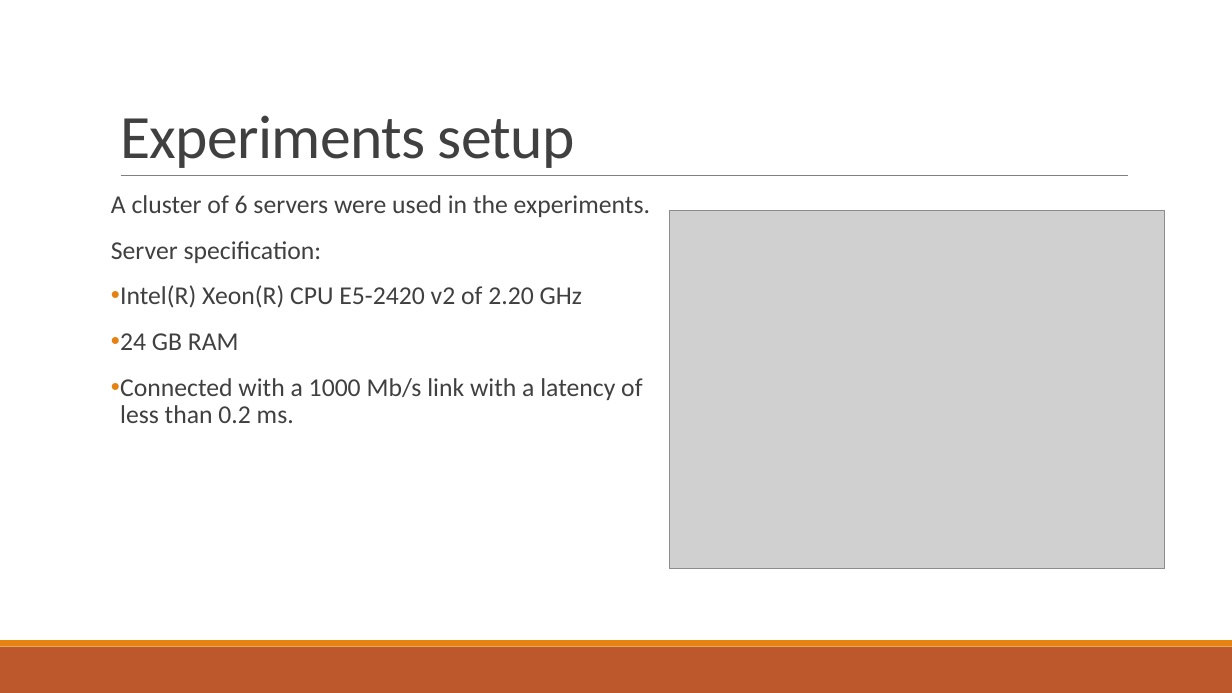
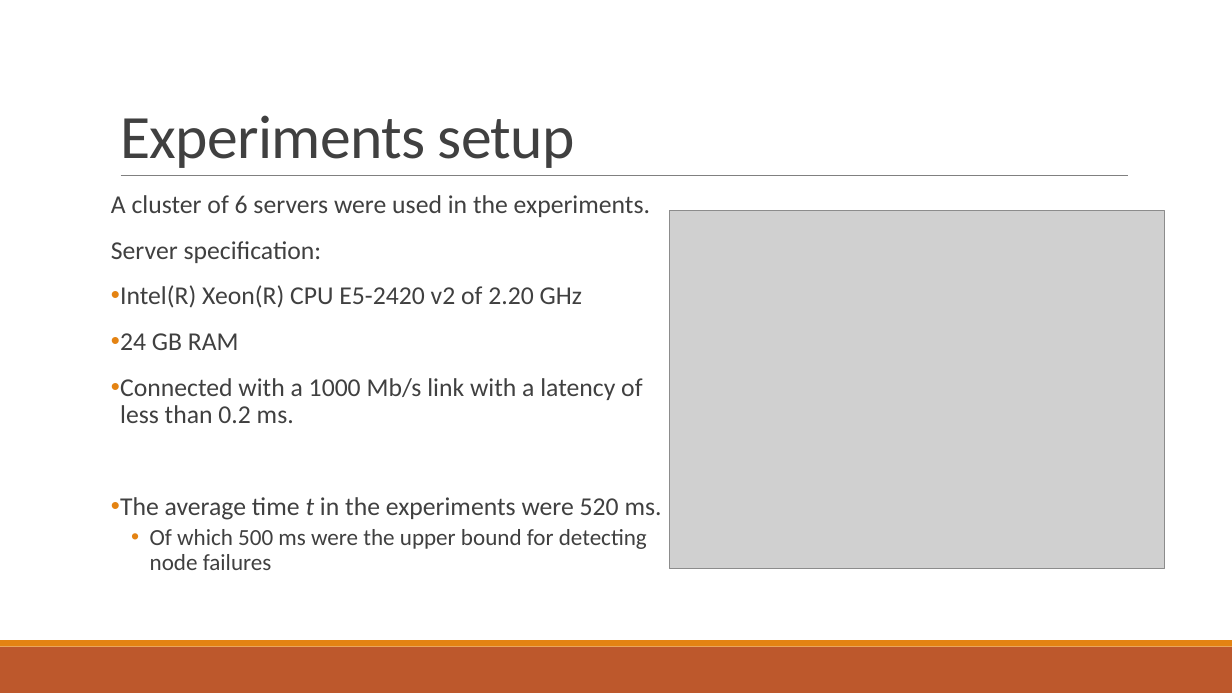
Before and after one commit to PStahl/master_thesis, a slide deck: slide 27 of presentation/presentation.pptx (slide 18 before the commit). Drawn at 1232x693 pixels with LibreOffice and Linux fonts; fonts in the diff are those of the drawing; grey boxes stand for pictures. Boxes give left, top, right and bottom in pixels: in the first picture for what was removed or moved away, otherwise in the second. Text is boxed around its words. In the diff, an @@ line names an element or a change of style, - is before the commit and + after.

```diff
--- a/presentation/presentation.pptx
+++ b/presentation/presentation.pptx
@@ text at [120, 497, 662, 570]: paragraphs added @@
+• The average time t in the experiments were 520 ms.
+  • Of which 500 ms were the upper bound for detecting
+    node failures
```
Also in this commit, not shown: 8 other slides changed, 11 slides added, 2 slides removed.
